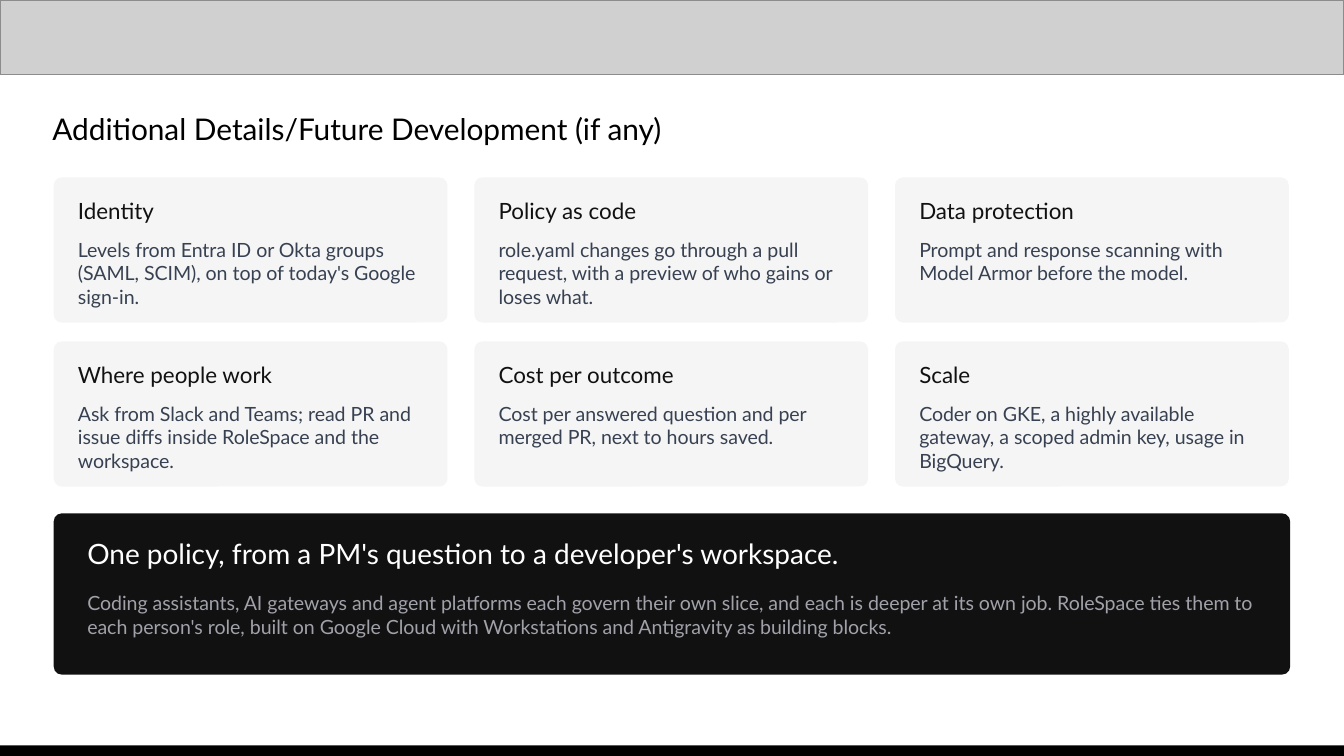
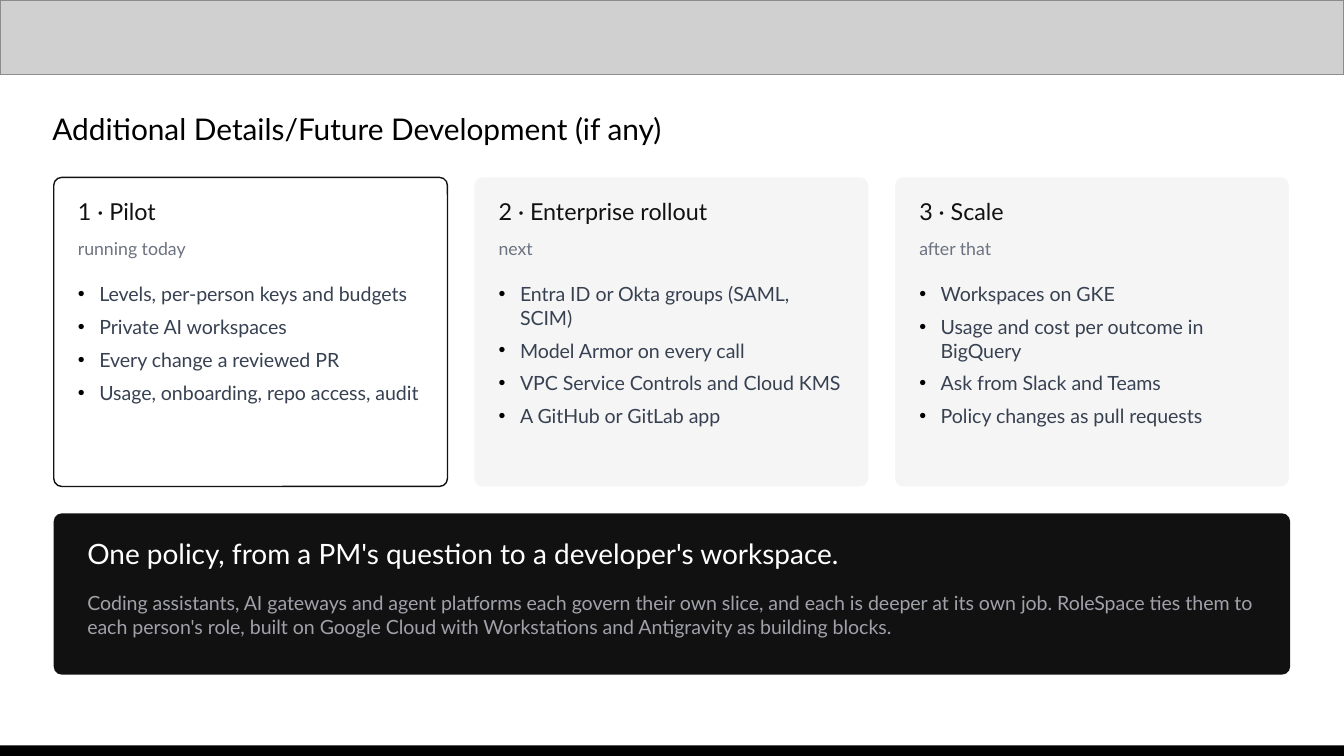
Before and after one commit to praveensaharan/RoleSpace, a slide deck: slide 14 of docs/deck/RoleSpace-AI-Builder-Cup-submission.pptx (slide 20 before the commit). Drawn at 1344x756 pixels with LibreOffice and Linux fonts; fonts in the diff are those of the drawing; grey boxes stand for pictures. Boxes give left, top, right and bottom in pixels: in the first picture for what was removed or moved away, otherwise in the second. Text is boxed around its words. In the diff, an @@ line names an element or a change of style, - is before the commit and + after.

Commit message:
[modify] pull requests opened and add privacy and terms pages

```diff
--- a/docs/deck/RoleSpace-AI-Builder-Cup-submission.pptx
+++ b/docs/deck/RoleSpace-AI-Builder-Cup-submission.pptx
@@ rounded rectangle: place and size @@
-rounded rectangle at box(54, 177, 448, 323)
+rounded rectangle at box(54, 177, 448, 487)
@@ rounded rectangle at box(54, 177, 448, 487): fill #F5F5F5 to #FFFFFF; outline none to #111111 0.75 pt; proportions changed @@
@@ rounded rectangle: place and size @@
-rounded rectangle at box(474, 177, 868, 323)
+rounded rectangle at box(474, 177, 868, 487)
@@ rounded rectangle at box(474, 177, 868, 487): proportions changed @@
@@ rounded rectangle at box(895, 177, 1289, 487): proportions changed @@
@@ rounded rectangle: place and size @@
-rounded rectangle at box(895, 177, 1289, 323)
+rounded rectangle at box(895, 177, 1289, 487)
@@ text at box(78, 202, 155, 220): text changed; size 12 to 12.5 pt @@
-Identity
+1 · Pilot
@@ text at box(499, 202, 707, 224): text changed; size 12 to 12.5 pt @@
-Policy as code
+2 · Enterprise rollout
@@ text at box(919, 202, 1004, 220): text changed; size 12 to 12.5 pt @@
-Scale
+3 · Scale
@@ text removed at box(919, 202, 1074, 223) @@
-Data protection
@@ text removed at box(78, 242, 415, 308) @@
-Levels from Entra ID or Okta groups (SAML, SCIM), on top of today's Google sign-in.
@@ text added at box(78, 242, 186, 258), 9.5 pt, text #6B7280 @@
+running today
@@ text removed at box(499, 242, 833, 304) @@
-role.yaml changes go through a pull request, with a preview of who gains or loses what.
@@ text added at box(499, 243, 533, 255), 9.5 pt, text #6B7280 @@
+next
@@ text removed at box(919, 242, 1223, 280) @@
-Prompt and response scanning with Model Armor before the model.
@@ text added at box(919, 242, 991, 255), 9.5 pt, text #6B7280 @@
+after that
@@ text added at box(99, 286, 418, 404), 10.5 pt, text #374151 @@
+• Levels, per-person keys and budgets
+• Private AI workspaces
+• Every change a reviewed PR
+• Usage, onboarding, repo access, audit
@@ text added at box(520, 286, 841, 427), 10.5 pt, text #374151 @@
+• Entra ID or Okta groups (SAML, SCIM)
+• Model Armor on every call
+• VPC Service Controls and Cloud KMS
+• A GitHub or GitLab app
@@ text added at box(941, 286, 1204, 427), 10.5 pt, text #374151 @@
+• Workspaces on GKE
+• Usage and cost per outcome in BigQuery
+• Ask from Slack and Teams
+• Policy changes as pull requests
@@ rounded rectangle removed at box(54, 341, 448, 487) @@
@@ rounded rectangle removed at box(474, 341, 868, 487) @@
@@ rounded rectangle removed at box(895, 341, 1289, 487) @@
@@ text removed at box(78, 366, 272, 387) @@
-Where people work
@@ text removed at box(499, 366, 674, 387) @@
-Cost per outcome
@@ text removed at box(78, 406, 412, 472) @@
-Ask from Slack and Teams; read PR and issue diffs inside RoleSpace and the workspace.
@@ text removed at box(499, 406, 807, 448) @@
-Cost per answered question and per merged PR, next to hours saved.
@@ text removed at box(919, 406, 1245, 472) @@
-Coder on GKE, a highly available gateway, a scoped admin key, usage in BigQuery.
```
Also in this commit, not shown: 6 other slides changed, 1 slide added, 7 slides removed, 16 other files.
